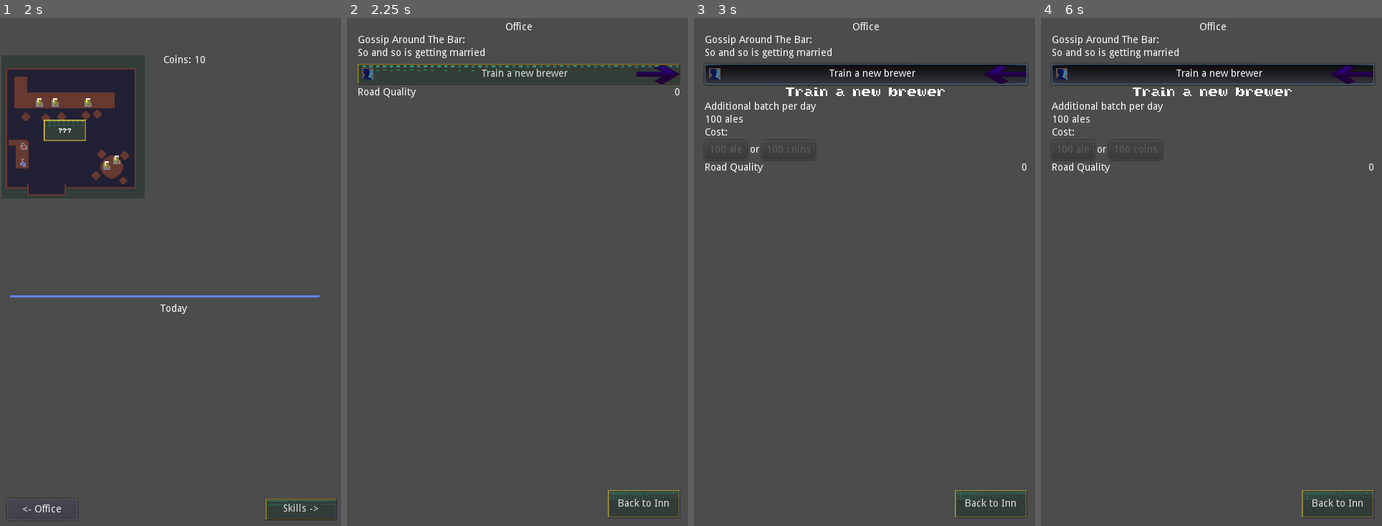
Above: before the commit, frames 1-4 (left to right).
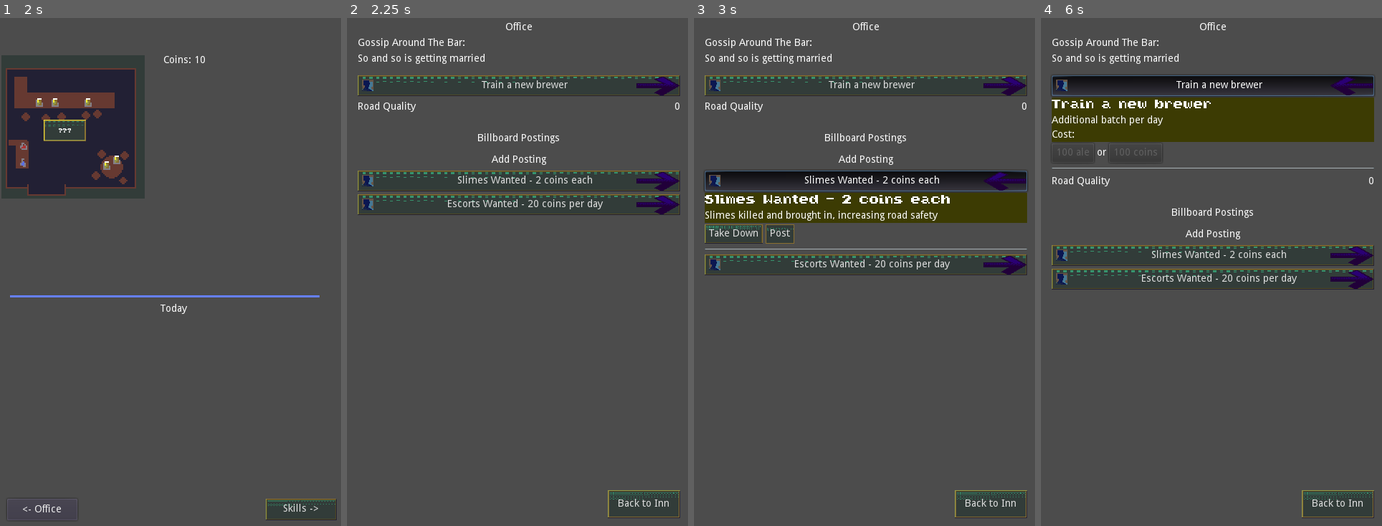
Above: after the commit, the same moments.

Repository: RoxT/InnKeeperUnlimited
Game: Godot game, scene res://Inn.tscn
The game is run twice, just before and just after one commit, with the same random seed, the same clock (stepped at 60 frames per second) and the same inputs.
Inputs (mouse positions are in pixels of both pictures, inside the frame that each line leads up to):
- Up to frame 1 (2 s): click "Skills ->" at 0.5 s; click "Back to Inn" at 1.25 s
- Up to frame 2 (2.25 s): click "<- Office" at 2 s
- Up to frame 3 (3 s): click "Train a new brewer" (after the commit: "Slimes Wanted - 2 coins each") at 2.75 s
- Up to frame 4 (6 s): click (1081, 236) at 3.5 s, where only the run after the commit has a clickable "Take Down"; click "Train a new brewer" (after the commit: "Escorts Wanted - 20 coins per…") at 4.25 s; click (1126, 256) at 5 s, where only the run after the commit has a clickable "Post"; click "Train a new brewer" at 5.75 s

Frame 1 is identical in both runs. In frame 2, 14% of the frame differs, in the area x 3-98%, y 3-39%; in frame 3, 20%; in frame 4, 23%, in the area x 2-98%, y 3-54%.
Error after the commit: Invalid type in function 'add_gossip' in base 'Node2D (Office.gd)'. Cannot convert argument 1 from Nil to String. (res://scripts/scenes/Office.gd:58)

Commit message:
started posts

Diff:
--- a/project/Control.tscn
+++ b/project/Control.tscn
@@ -1,6 +1,9 @@
-[gd_scene load_steps=2 format=2]
+[gd_scene load_steps=5 format=2]
 
 [ext_resource path="res://icon.png" type="Texture" id=1]
+[ext_resource path="res://resources/tinierBold.tres" type="DynamicFont" id=2]
+[ext_resource path="res://textures/arrow.png" type="Texture" id=3]
+[ext_resource path="res://textures/icon-trainee.png" type="Texture" id=4]
 
 [node name="Control" type="Control"]
 anchor_right = 1.0
@@ -33,3 +36,80 @@
 margin_bottom = 125.0
 text = "I'm so long I'm a long text I'm so long I'm a long text"
 icon = ExtResource( 1 )
+
+[node name="VBoxContainer" type="VBoxContainer" parent="."]
+margin_left = 12.0
+margin_top = 191.0
+margin_right = 236.0
+margin_bottom = 325.0
+
+[node name="OfficeAction" type="Button" parent="VBoxContainer"]
+margin_right = 224.0
+margin_bottom = 29.0
+toggle_mode = true
+text = "Train a new brewer"
+icon = ExtResource( 4 )
+
+[node name="Arrow" type="Sprite" parent="VBoxContainer/OfficeAction"]
+modulate = Color( 0.666667, 0, 1, 1 )
+position = Vector2( 419, 15 )
+scale = Vector2( 0.6, 0.269123 )
+texture = ExtResource( 3 )
+
+[node name="Dialog_VBox" type="VBoxContainer" parent="VBoxContainer"]
+margin_top = 33.0
+margin_right = 224.0
+margin_bottom = 142.0
+
+[node name="Title" type="Label" parent="VBoxContainer/Dialog_VBox"]
+margin_right = 224.0
+margin_bottom = 16.0
+custom_fonts/font = ExtResource( 2 )
+text = "Train a new brewer"
+align = 1
+
+[node name="Larger" type="Label" parent="VBoxContainer/Dialog_VBox"]
+margin_top = 20.0
+margin_right = 224.0
+margin_bottom = 34.0
+text = "Additional batch per day"
+
+[node name="Amount" type="Label" parent="VBoxContainer/Dialog_VBox"]
+margin_top = 38.0
+margin_right = 224.0
+margin_bottom = 52.0
+text = "100 ales"
+
+[node name="Cost" type="Label" parent="VBoxContainer/Dialog_VBox"]
+margin_top = 56.0
+margin_right = 224.0
+margin_bottom = 70.0
+text = "Cost:"
+
+[node name="Options" type="HBoxContainer" parent="VBoxContainer/Dialog_VBox"]
+margin_top = 74.0
+margin_right = 224.0
+margin_bottom = 101.0
+
+[node name="Ale100Btn" type="Button" parent="VBoxContainer/Dialog_VBox/Options"]
+margin_right = 59.0447
+margin_bottom = 27.0
+text = "100 ale"
+
+[node name="Or" type="Label" parent="VBoxContainer/Dialog_VBox/Options"]
+margin_left = 63.0
+margin_top = 6.0
+margin_right = 76.0
+margin_bottom = 20.0
+text = "or"
+
+[node name="Coin100Btn" type="Button" parent="VBoxContainer/Dialog_VBox/Options"]
+margin_left = 80.0
+margin_right = 154.045
+margin_bottom = 27.0
+text = "100 coins"
+
+[node name="HSeparator" type="HSeparator" parent="VBoxContainer/Dialog_VBox"]
+margin_top = 105.0
+margin_right = 224.0
+margin_bottom = 109.0
--- a/project/Office.tscn
+++ b/project/Office.tscn
@@ -13,6 +13,8 @@
 hp = 0
 patrons = 3
 turns = 0
+brewers = 1
+active_posts = [ 1 ]
 
 [node name="Office" type="Node2D"]
 script = ExtResource( 1 )
@@ -29,6 +31,7 @@
 margin_top = 15.0
 margin_right = 465.0
 margin_bottom = 707.0
+custom_constants/separation = 8
 
 [node name="Title" type="Label" parent="MarginContainer/HBox"]
 margin_right = 450.0
@@ -37,20 +40,20 @@
 align = 1
 
 [node name="GossipLabel" type="Label" parent="MarginContainer/HBox"]
-margin_top = 18.0
+margin_top = 22.0
 margin_right = 450.0
-margin_bottom = 32.0
+margin_bottom = 36.0
 text = "Gossip Around The Bar:"
 
 [node name="BarGossip" type="VBoxContainer" parent="MarginContainer/HBox"]
-margin_top = 36.0
+margin_top = 44.0
 margin_right = 450.0
-margin_bottom = 36.0
+margin_bottom = 44.0
 
 [node name="BuffsList" type="VBoxContainer" parent="MarginContainer/HBox"]
-margin_top = 40.0
+margin_top = 52.0
 margin_right = 450.0
-margin_bottom = 54.0
+margin_bottom = 66.0
 
 [node name="NoAleLabel" type="Label" parent="MarginContainer/HBox/BuffsList"]
 margin_right = 450.0
@@ -58,14 +61,14 @@
 text = "No ale (fewer patrons)"
 
 [node name="BrewerAction" parent="MarginContainer/HBox" instance=ExtResource( 2 )]
-margin_top = 58.0
+margin_top = 74.0
 margin_right = 450.0
-margin_bottom = 192.0
+margin_bottom = 207.0
 
 [node name="HBox" type="HBoxContainer" parent="MarginContainer/HBox"]
-margin_top = 196.0
+margin_top = 215.0
 margin_right = 450.0
-margin_bottom = 210.0
+margin_bottom = 229.0
 
 [node name="RoadLabel" type="Label" parent="MarginContainer/HBox/HBox"]
 margin_right = 85.0
@@ -81,9 +84,33 @@
 align = 2
 
 [node name="BuffsLabel" type="Label" parent="MarginContainer/HBox"]
-margin_top = 214.0
+margin_top = 237.0
 margin_right = 450.0
-margin_bottom = 228.0
+margin_bottom = 251.0
+
+[node name="TitleB" type="Label" parent="MarginContainer/HBox"]
+margin_top = 259.0
+margin_right = 450.0
+margin_bottom = 273.0
+text = "Billboard Postings"
+align = 1
+
+[node name="Billboard" type="VBoxContainer" parent="MarginContainer/HBox"]
+margin_top = 281.0
+margin_right = 450.0
+margin_bottom = 281.0
+
+[node name="TitleP" type="Label" parent="MarginContainer/HBox"]
+margin_top = 289.0
+margin_right = 450.0
+margin_bottom = 303.0
+text = "Add Posting"
+align = 1
+
+[node name="Unposted" type="VBoxContainer" parent="MarginContainer/HBox"]
+margin_top = 311.0
+margin_right = 450.0
+margin_bottom = 311.0
 
 [node name="BackToInn" type="Button" parent="."]
 margin_left = 364.0
--- a/project/office/action_dialog.gd
+++ b/project/office/action_dialog.gd
@@ -37,12 +37,14 @@
 func _on_Ale100Btn_pressed() -> void:
 	emit_signal("buy_action", 100, S.things.ALE, S.actions.BREWER)
 	game.ale -= 100
+	game.brewers += 1
 	_button_toggled(false)
 
 
 func _on_Coin100Btn_pressed() -> void:
 	emit_signal("buy_action", 100, S.things.COINS, S.actions.BREWER)
 	game.coins -= 100
+	game.brewers += 1
 	_button_toggled(false)
 
 
--- /dev/null
+++ b/project/office/slimes_wanted.gd
@@ -0,0 +1,85 @@
+extends VBoxContainer
+
+export var save_game_override:Resource
+var game:SaveGame
+var loaded := false
+
+onready var dialog := $Dialog_VBox
+onready var arrow := $OfficeAction/Arrow
+onready var take_down := $Dialog_VBox/Options/TakeDown
+onready var post_button := $Dialog_VBox/Options/Post
+
+onready var go_button := $OfficeAction
+onready var title := $Dialog_VBox/Title
+onready var desc := $Dialog_VBox/Desc
+
+const TITLE = "title"
+const DESC = "desc"
+
+var posts := {
+	S.postings.SLIMES_WANTED: {TITLE: "Slimes Wanted - 2 coins each", DESC: "Slimes killed and brought in, increasing road safety"},
+	S.postings.ESCORTS_WANTED: {TITLE: "Escorts Wanted - 20 coins per day", DESC: "Greatly increases road saftey while active"}
+
+}
+
+export(S.postings) var post:= S.postings.SLIMES_WANTED setget set_post
+
+signal post_action (is_active, post)
+
+# Called when the node enters the scene tree for the first time.
+func _ready() -> void:
+	if not game: game = save_game_override if save_game_override else SaveGame.new_game()
+	_button_toggled(false)
+	take_down.connect("pressed", self, "_on_TakeDown_pressed")
+	post_button.connect("pressed", self, "_on_post_pressed")
+	go_button.text = posts[post].title
+	title.text = posts[post].title
+	desc.text = posts[post].desc
+	loaded = true
+
+func _enter_tree() -> void:
+	if loaded: init()
+
+func init():
+	if game.active_posts.find(post):
+		post_button.hide()
+		take_down.show()
+	else:
+		take_down.hide()
+		post_button.show()
+
+func _on_post_pressed():
+	game.active_posts.erase(post)
+	_button_toggled(false)
+	emit_signal("post_action", true, S.postings.get(post))
+
+func _on_TakeDown_pressed():
+	game.active_posts.append(post)
+	_button_toggled(false)
+	emit_signal("post_action", false, S.postings.get(post))
+
+
+func set_post(value:int):
+	post = value
+	if game:
+		go_button.text = posts[post].title
+		title.text = posts[post].title
+		desc.text = posts[post].desc
+
+
+func _button_toggled(button_pressed:bool):
+	if button_pressed:
+		dialog.show()
+		arrow.flip_h = true
+		go_button.pressed = true
+
+	else:
+		dialog.hide()
+		arrow.flip_h = false
+		go_button.pressed = false
+
+func _exit_tree() -> void:
+	_button_toggled(false)
+
+func _on_OfficeAction_toggled(button_pressed: bool) -> void:
+	_button_toggled(button_pressed)
--- /dev/null
+++ b/project/office/slimes_wanted.tscn
@@ -0,0 +1,68 @@
+[gd_scene load_steps=6 format=2]
+
+[ext_resource path="res://textures/arrow.png" type="Texture" id=1]
+[ext_resource path="res://textures/icon-trainee.png" type="Texture" id=2]
+[ext_resource path="res://resources/tinierBold.tres" type="DynamicFont" id=3]
+[ext_resource path="res://office/slimes_wanted.gd" type="Script" id=4]
+[ext_resource path="res://resources/label_theme.tres" type="Theme" id=6]
+
+[node name="VBoxContainer" type="VBoxContainer"]
+margin_right = 40.0
+margin_bottom = 40.0
+script = ExtResource( 4 )
+
+[node name="OfficeAction" type="Button" parent="."]
+margin_right = 344.0
+margin_bottom = 29.0
+toggle_mode = true
+text = "Slimes wanted - 2 coins each"
+icon = ExtResource( 2 )
+
+[node name="Arrow" type="Sprite" parent="OfficeAction"]
+modulate = Color( 0.666667, 0, 1, 1 )
+position = Vector2( 419, 15 )
+scale = Vector2( 0.6, 0.269123 )
+texture = ExtResource( 1 )
+
+[node name="Dialog_VBox" type="VBoxContainer" parent="."]
+margin_top = 33.0
+margin_right = 344.0
+margin_bottom = 113.0
+
+[node name="Title" type="Label" parent="Dialog_VBox"]
+margin_right = 344.0
+margin_bottom = 18.0
+theme = ExtResource( 6 )
+custom_fonts/font = ExtResource( 3 )
+text = "Slimes Wanted - 2 coins each"
+
+[node name="Desc" type="Label" parent="Dialog_VBox"]
+margin_top = 22.0
+margin_right = 344.0
+margin_bottom = 38.0
+theme = ExtResource( 6 )
+text = "Slimes brought in, increasing road safety"
+
+[node name="Options" type="HBoxContainer" parent="Dialog_VBox"]
+margin_top = 42.0
+margin_right = 344.0
+margin_bottom = 69.0
+
+[node name="TakeDown" type="Button" parent="Dialog_VBox/Options"]
+margin_right = 81.0447
+margin_bottom = 27.0
+text = "Take Down"
+
+[node name="Post" type="Button" parent="Dialog_VBox/Options"]
+margin_left = 85.0
+margin_right = 125.045
+margin_bottom = 27.0
+text = "Post"
+
+[node name="HSeparator" type="HSeparator" parent="Dialog_VBox"]
+margin_top = 73.0
+margin_right = 344.0
+margin_bottom = 80.0
+custom_constants/separation = 7
+
+[connection signal="toggled" from="OfficeAction" to="." method="_on_OfficeAction_toggled"]
--- a/project/office/trainee_action.tscn
+++ b/project/office/trainee_action.tscn
@@ -1,10 +1,11 @@
-[gd_scene load_steps=7 format=2]
+[gd_scene load_steps=8 format=2]
 
 [ext_resource path="res://textures/arrow.png" type="Texture" id=1]
 [ext_resource path="res://textures/icon-trainee.png" type="Texture" id=2]
 [ext_resource path="res://resources/tinierBold.tres" type="DynamicFont" id=3]
 [ext_resource path="res://office/action_dialog.gd" type="Script" id=4]
 [ext_resource path="res://scripts/SaveGameR.gd" type="Script" id=5]
+[ext_resource path="res://resources/label_theme.tres" type="Theme" id=6]
 
 [sub_resource type="Resource" id=1]
 script = ExtResource( 5 )
@@ -15,6 +16,8 @@
 hp = 0
 patrons = 3
 turns = 0
+brewers = 1
+active_posts = [  ]
 
 [node name="VBoxContainer" type="VBoxContainer"]
 margin_right = 40.0
@@ -38,37 +41,33 @@
 [node name="Dialog_VBox" type="VBoxContainer" parent="."]
 margin_top = 33.0
 margin_right = 224.0
-margin_bottom = 134.0
+margin_bottom = 133.0
 
 [node name="Title" type="Label" parent="Dialog_VBox"]
 margin_right = 224.0
-margin_bottom = 16.0
+margin_bottom = 18.0
+theme = ExtResource( 6 )
 custom_fonts/font = ExtResource( 3 )
 text = "Train a new brewer"
-align = 1
 
 [node name="Larger" type="Label" parent="Dialog_VBox"]
-margin_top = 20.0
+margin_top = 22.0
 margin_right = 224.0
-margin_bottom = 34.0
+margin_bottom = 38.0
+theme = ExtResource( 6 )
 text = "Additional batch per day"
 
-[node name="Amount" type="Label" parent="Dialog_VBox"]
-margin_top = 38.0
+[node name="Cost" type="Label" parent="Dialog_VBox"]
+margin_top = 42.0
 margin_right = 224.0
-margin_bottom = 52.0
-text = "100 ales"
-
-[node name="Cost" type="Label" parent="Dialog_VBox"]
-margin_top = 56.0
-margin_right = 224.0
-margin_bottom = 70.0
+margin_bottom = 58.0
+theme = ExtResource( 6 )
 text = "Cost:"
 
 [node name="Options" type="HBoxContainer" parent="Dialog_VBox"]
-margin_top = 74.0
+margin_top = 62.0
 margin_right = 224.0
-margin_bottom = 101.0
+margin_bottom = 89.0
 
 [node name="Ale100Btn" type="Button" parent="Dialog_VBox/Options"]
 margin_right = 59.0447
@@ -88,4 +87,10 @@
 margin_bottom = 27.0
 text = "100 coins"
 
+[node name="HSeparator" type="HSeparator" parent="Dialog_VBox"]
+margin_top = 93.0
+margin_right = 224.0
+margin_bottom = 100.0
+custom_constants/separation = 7
+
 [connection signal="toggled" from="OfficeAction" to="." method="_on_OfficeAction_toggled"]
--- /dev/null
+++ b/project/resources/label_theme.tres
@@ -0,0 +1,18 @@
+[gd_resource type="Theme" load_steps=3 format=2]
+
+[sub_resource type="StyleBoxFlat" id=2]
+bg_color = Color( 1, 0, 0, 1 )
+border_color = Color( 1, 0, 0, 1 )
+expand_margin_top = 10.0
+expand_margin_bottom = 10.0
+
+[sub_resource type="StyleBoxFlat" id=1]
+content_margin_top = 1.0
+content_margin_bottom = 1.0
+bg_color = Color( 0.235294, 0.231373, 0.0117647, 1 )
+expand_margin_top = 2.0
+expand_margin_bottom = 2.0
+
+[resource]
+HSeparator/styles/separator = SubResource( 2 )
+Label/styles/normal = SubResource( 1 )
--- a/project/resources/new_game.tres
+++ b/project/resources/new_game.tres
@@ -11,3 +11,5 @@
 hp = 0
 patrons = 3
 turns = 0
+brewers = 1
+active_posts = [  ]
--- a/project/resources/new_theme.tres
+++ b/project/resources/new_theme.tres
@@ -12,9 +12,13 @@
 axis_stretch_horizontal = 1
 axis_stretch_vertical = 1
 
+[sub_resource type="StyleBoxFlat" id=2]
+bg_color = Color( 0.0235294, 0.27451, 0.180392, 1 )
+
 [resource]
 Button/styles/normal = SubResource( 1 )
 MarginContainer/constants/margin_bottom = 15
 MarginContainer/constants/margin_left = 15
 MarginContainer/constants/margin_right = 15
 MarginContainer/constants/margin_top = 15
+VBoxContainer/styles/bg = SubResource( 2 )
--- a/project/resources/office_translations.csv
+++ b/project/resources/office_translations.csv
@@ -5,3 +5,5 @@
 RANDOM1,Geese are migrating overhead. Look for them in ponds and on roofs
 RANDOM2,So and so is getting married
 RANDOM3,So and so is becoming an adventurer
+SLIMES_WANTED,Local tavern is paying for slimes,
+ESCORTS_WANTED,Local tavern offering to escort travellers
--- a/project/scripts/SaveGameR.gd
+++ b/project/scripts/SaveGameR.gd
@@ -14,6 +14,9 @@
 export var hp := 0
 export var patrons := 3
 export var turns := 0 setget set_turns
+export var brewers := 1
+
+export var active_posts := []
 
 static func new_game():
 	return load("res://resources/new_game.tres").duplicate()
--- a/project/scripts/Stats.gd
+++ b/project/scripts/Stats.gd
@@ -18,6 +18,11 @@
 
 enum actions {
 	BREWER
+}
+
+enum postings {
+	SLIMES_WANTED,
+	ESCORTS_WANTED
 }
 
 var staff = {
--- a/project/scripts/scenes/Inn.gd
+++ b/project/scripts/scenes/Inn.gd
@@ -61,7 +61,7 @@
 			if game.patrons <= S.road_quality:
 				direction += 1
 		patrons_delta = round (rng.randfn(direction, 3))
-		game.patrons = max(game.patrons + game.patrons_delta, 0)
+		game.patrons = max(game.patrons + patrons_delta, 0)
 		$today/Patrons.text = "Patrons: " + str(game.patrons)
 
 	if S.has_ale:
@@ -149,9 +149,10 @@
 
 func _on_ale_pressed():
 	game.coins -= 2
-	game.ale += batch.ale
+	var made := batch.ale * game.brewers
+	game.ale += made
 	emit_signal("made_ale")
-	made_today.text = "Made " + str(batch.ale) + " ales"
+	made_today.text = "Made " + str(made) + " ales"
 	pass_time()
 
 func _on_potion_pressed():
--- a/project/scripts/scenes/Office.gd
+++ b/project/scripts/scenes/Office.gd
@@ -3,10 +3,13 @@
 var game:SaveGame
 export var save_game_override:Resource
 
+onready var PostScene := preload("res://office/slimes_wanted.tscn")
 onready var road_score := $MarginContainer/HBox/HBox/RoadScore
 onready var no_ale_label := $MarginContainer/HBox/BuffsList/NoAleLabel
 onready var list := $MarginContainer/HBox
 onready var gossip_label := $MarginContainer/HBox/BarGossip
+onready var billboard := $MarginContainer/HBox/Billboard
+onready var unposted := $MarginContainer/HBox/Unposted
 
 onready var hire_action := $MarginContainer/HBox/BrewerAction
 
@@ -38,21 +41,37 @@
 	no_ale_label.text = NO_ALE + str(S.ale_penalty)
 	update_gossip_labels()
 
-func _on_buy_action(cost_amount, cost_type, action_type):
+	for c in billboard.get_children():
+		c.queue_free()
+	for c in unposted.get_children():
+		c.queue_free()
+	for k in S.postings.values():
+		var post := PostScene.instance()
+		post.post = k
+		post.connect("post_action", self, "_on_post_action")
+		if game.active_posts.has(k):
+			billboard.add_child(post)
+		else:
+			unposted.add_child(post)
+
+func _on_post_action(is_active:bool, post):
+	add_gossip(post, 3, is_active)
+
+func _on_buy_action(_cost_amount, _cost_type, action_type):
 	if action_type == S.actions.BREWER:
-		update_gossip("NEW_BREWER")
+		add_gossip("NEW_BREWER")
 
 func pass_time():
 	for key in gossips.keys():
 		gossips[key] -= 1
 		if gossips[key] <= 0:
-			gossips.erase(key)
+			var _exists := gossips.erase(key)
 
-func update_gossip(key:String, days_left:=3, add:=true):
+func add_gossip(key:String, days_left:=3, add:=true):
 	if add:
 		gossips[key] = days_left
 	else:
-		gossips.erase(key)
+		var _exists := gossips.erase(key)
 	update_gossip_labels()
 
 func update_gossip_labels():
--- a/project/skills/RSkill.gd
+++ b/project/skills/RSkill.gd
@@ -24,23 +24,21 @@
 		return true
 	else: return false
 
-func level_up()->int:
+func level_up():
 	level += 1
 	ex = ex - next
 	next += 1
 	batch_size += 1
-	return level
 
 func get_batch_text()->String:
 	return BATCH % [batch_size, plural]
-
-
 
 func get_filepath()->String:
 	return PROD_SAVE_PATH % title.replace(" ", "_")
 
 func write_skill() -> void:
-	ResourceSaver.save(get_filepath(), self)
+	var err := ResourceSaver.save(get_filepath(), self)
+	if err != OK: push_error(str(err))
 
 func load_skill() -> Resource:
 	if ResourceLoader.exists(get_filepath()):
--- a/project/skills/SkillDialogScene.gd
+++ b/project/skills/SkillDialogScene.gd
@@ -1,13 +1,8 @@
 extends Control
 
-
-var skill:String
 var level:int
 
 onready var label:RichTextLabel = $MarginContainer/VBoxContainer/RichTextLabelTiny
-
-
-signal dialog_finished (key)
 
 # Called when the node enters the scene tree for the first time.
 func _ready() -> void:
--- a/project/skills/UISkill.gd
+++ b/project/skills/UISkill.gd
@@ -15,7 +15,8 @@
 func _ready() -> void:
 	assert(skill_r != null)
 	skill = skill_r
-	level_up_btn.connect("pressed", self, "_on_level_up_btn_pressed")
+	var err := level_up_btn.connect("pressed", self, "_on_level_up_btn_pressed")
+	if err != OK: push_error(str(err))
 	title_label.owner = self
 	batch_label.owner = self
 	progress.owner = self
Not shown: 1 places in project/resources/new_theme.tres that only renumber resources
Binary file changed: project/resources/office_translations.en.translation
